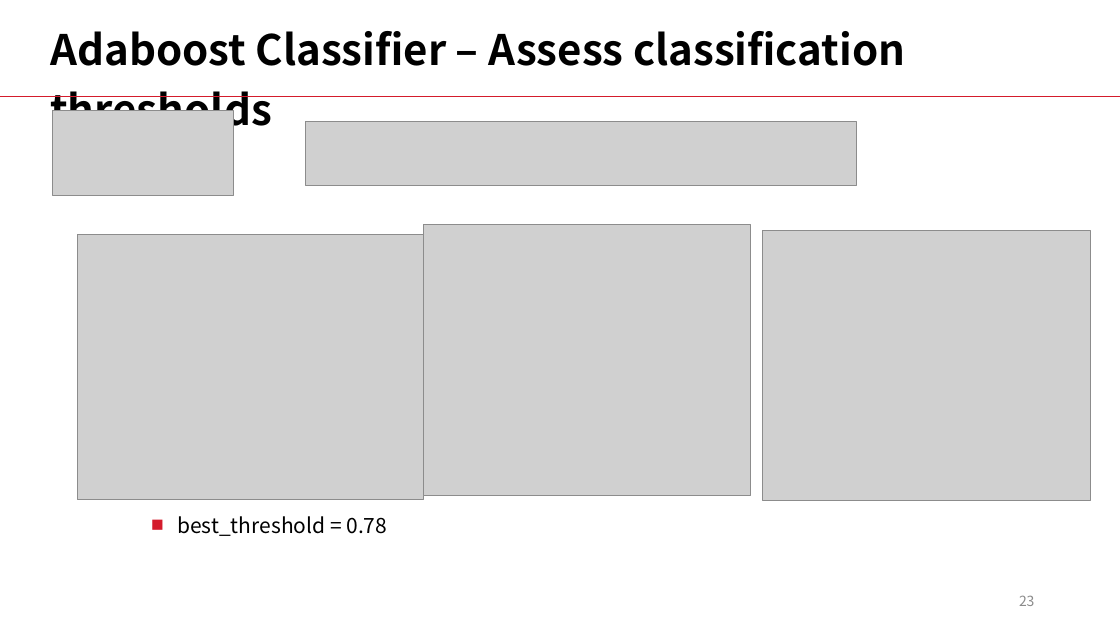
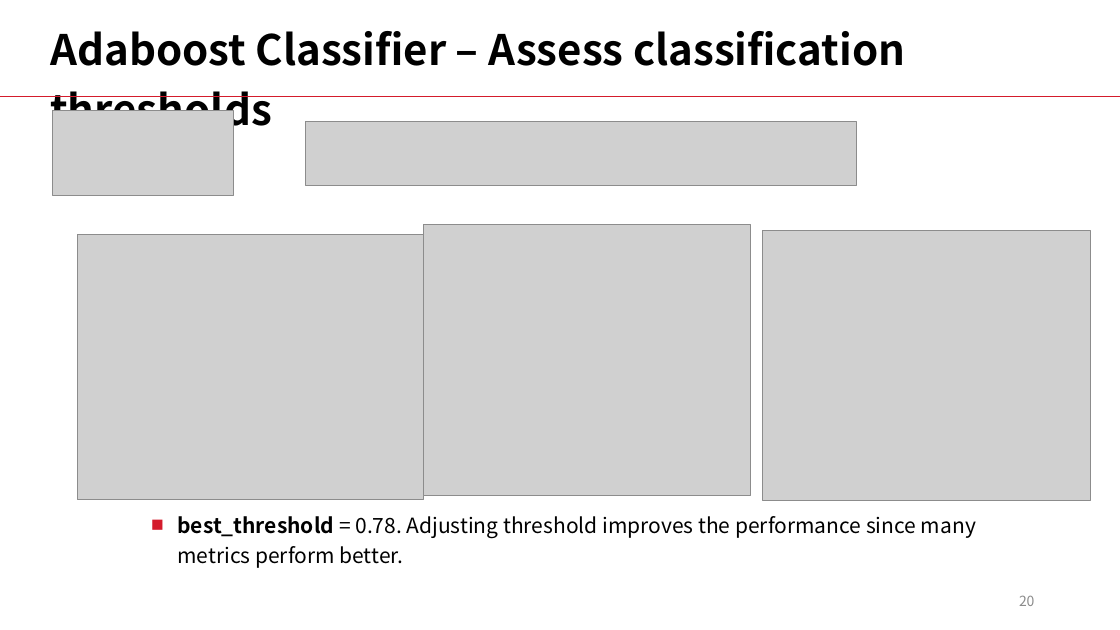
Before and after one commit to LiyangSong/Advertisement-CTR-Prediction, a slide deck: slide 20 of submissions/phase3/stepvi.pptx (slide 23 before the commit). Drawn at 1120x630 pixels with LibreOffice and Linux fonts; fonts in the diff are those of the drawing; grey boxes stand for pictures. Boxes give left, top, right and bottom in pixels: in the first picture for what was removed or moved away, otherwise in the second. Text is boxed around its words. In the diff, an @@ line names an element or a change of style, - is before the commit and + after.

```diff
--- a/submissions/phase3/stepvi.pptx
+++ b/submissions/phase3/stepvi.pptx
@@ text at [177, 516, 976, 568]: text changed @@
-■ best_threshold = 0.78
+■ best_threshold = 0.78. Adjusting threshold improves the performance since many metrics perform better.
@@ page number at [1019, 595, 1035, 606]: text changed @@
-23
+20
```
Also in this commit, not shown: 17 other slides changed, 4 slides removed.
